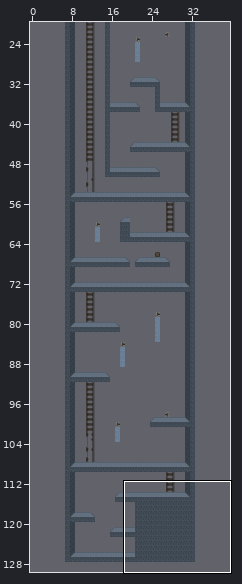
Two versions of a level (Tiled map, assets/map/torre_3.tmx). The picture above shows the old version from afar; the outline marks the close-up.
Close-up. Before:
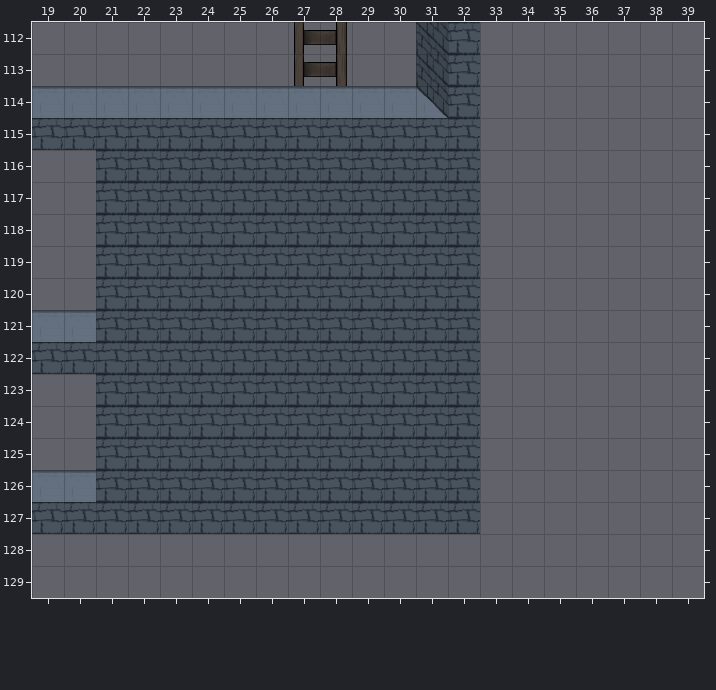
Cells are 32x32 px. Shown: x 19..39, y 112..129. The commit also changed other parts of the map, which this record leaves out. Tiles whose own drawing changed are shown in their newer look in all pictures.
After the commit:
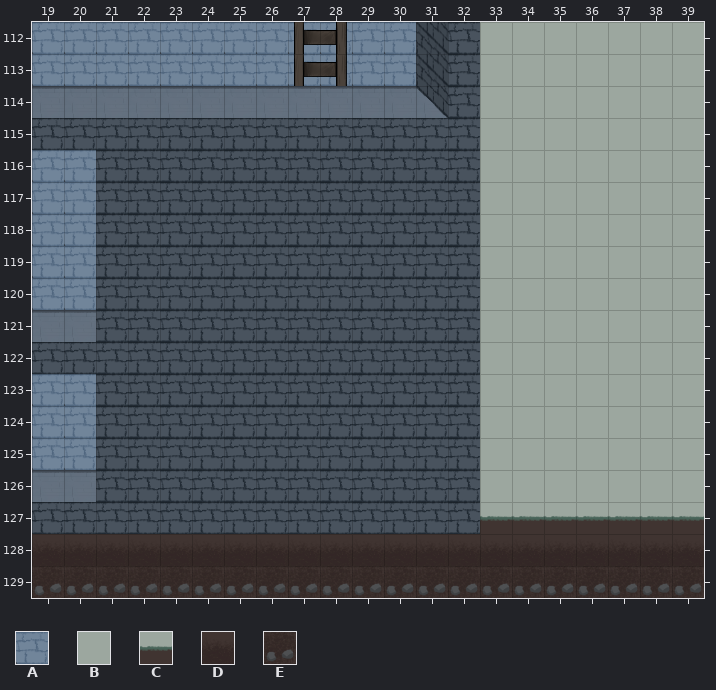
Key: from "atlas": A 20, B 22, C 23, D 24, E 25.
_ is an empty cell.
Tiles of an added or newly shown layer are drawn over the layers below it.
The edit:
Layer "Fondo" (added):
y 112..113: x 19..30 ____________ -> AAAAAAAAAAAA; x 33..39 _______ -> BBBBBBB
y 114..115: x 33..39 _______ -> BBBBBBB
y 116..120: x 19..20 __ -> AA; x 33..39 _______ -> BBBBBBB
y 121..122: x 33..39 _______ -> BBBBBBB
y 123..125: x 19..20 __ -> AA; x 33..39 _______ -> BBBBBBB
y 126: x 33..39 _______ -> BBBBBBB
y 127: x 33..39 _______ -> CCCCCCC
y 128: x 19..39 _____________________ -> DDDDDDDDDDDDDDDDDDDDD
y 129: x 19..39 _____________________ -> EEEEEEEEEEEEEEEEEEEEE
Changed places in both close-ups, as pixel boxes (x1, y1, x2, y2):
added: (32, 22, 704, 598)
